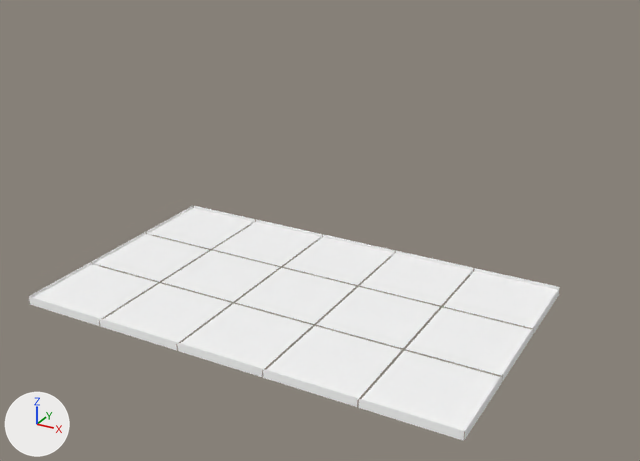
One commit to the glTF model public/models/led-screen.glb: the scene before it, then after it.
Camera for both pictures: a camera (50 mm lens) standing at (8.8, -17.94, 9.16) and looking at (0.16, -2.24, 1.31). Lighting does not change. The marker at lower left points along +X, +Y and +Z. The picture after the commit comes second. Where no turn or scale is listed for an object, it has been applied to the vertices.

The scene before the commit, as lines of its bpy script (objects in view):
```python
ob_led_wall_001 = bpy.data.objects.new('LED Wall.001', me_cube_015)
ob_led_wall_001.location = (-4.0, -5.0, 0.0)
ob_led_wall_001.scale = (1.0, 1.0, 0.1)
ob_led_wall_002 = bpy.data.objects.new('LED Wall.002', me_cube_016)
ob_led_wall_002.location = (-4.0, -5.0, 0.0)
```
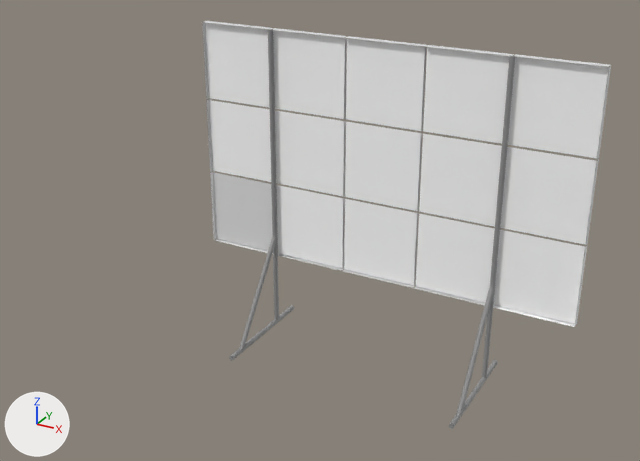
Boxes [x1, y1, x2, y2] around the edits, measured in the pictures (640 x 461 px; the box of a moved part takes in the faces that stretch with it):
'LED Wall.001', recoloured, surface changed, reshaped, moved, turned, rescaled: before [29, 206, 560, 440]; after [202, 21, 611, 429]
'LED Wall.002', deleted: before [33, 208, 558, 432]
part 1 of me_cube_015, moved or reshaped: before [263, 369, 357, 407]; after [273, 30, 345, 119]
part 2 of me_cube_015, moved or reshaped: before [29, 297, 99, 326]; after [500, 147, 596, 244]
part 3 of me_cube_015, moved or reshaped: before [100, 319, 177, 351]; after [493, 230, 585, 324]
part 4 of me_cube_015, moved or reshaped: before [359, 399, 464, 440]; after [213, 172, 273, 251]
part 5 of me_cube_015, moved or reshaped: before [177, 342, 262, 377]; after [416, 214, 495, 302]
part 6 of me_cube_015, added: after [482, 56, 515, 379]
part 7 of me_cube_015, added: after [268, 29, 279, 321]
part 8 of me_cube_015, added: after [449, 360, 498, 429]
part 9 of me_cube_015, added: after [229, 305, 294, 361]
part 10 of me_cube_015, deleted: before [92, 206, 560, 382]
part 11 of me_cube_015, added: after [202, 21, 611, 415]

The change, as a list of edits to the scene's bpy script:
```text
Change mat_material_010:
    mat_material_010.base_color: (1.0, 1.0, 1.0) -> (0.8, 0.8, 0.8)  # white #ffffff -> white #e7e7e7
    mat_material_010.roughness: 1.0 -> 0.5
Change mat_material_012:
    mat_material_012.base_color: (1.0, 1.0, 1.0) -> (0.8, 0.8, 0.8)  # white #ffffff -> white #e7e7e7
    mat_material_012.roughness: 1.0 -> 0.5
Change mat_material_013:
    mat_material_013.base_color: (1.0, 1.0, 1.0) -> (0.8, 0.8, 0.8)  # white #ffffff -> white #e7e7e7
    mat_material_013.roughness: 1.0 -> 0.5
Change mat_material_014:
    mat_material_014.base_color: (1.0, 1.0, 1.0) -> (0.8, 0.8, 0.8)  # white #ffffff -> white #e7e7e7
    mat_material_014.roughness: 1.0 -> 0.5
Change mat_material:
    mat_material.base_color: (1.0, 1.0, 1.0) -> (0.8, 0.8, 0.8)  # white #ffffff -> white #e7e7e7
    mat_material.roughness: 1.0 -> 0.5
Change mat_material_002:
    mat_material_002.base_color: (1.0, 1.0, 1.0) -> (0.8, 0.8, 0.8)  # white #ffffff -> white #e7e7e7
    mat_material_002.roughness: 1.0 -> 0.5
Change mat_material_003:
    mat_material_003.base_color: (1.0, 1.0, 1.0) -> (0.8, 0.8, 0.8)  # white #ffffff -> white #e7e7e7
    mat_material_003.roughness: 1.0 -> 0.5
Change mat_material_006:
    mat_material_006.base_color: (1.0, 1.0, 1.0) -> (0.8, 0.8, 0.8)  # white #ffffff -> white #e7e7e7
    mat_material_006.roughness: 1.0 -> 0.5
Change mat_material_007:
    mat_material_007.base_color: (1.0, 1.0, 1.0) -> (0.8, 0.8, 0.8)  # white #ffffff -> white #e7e7e7
    mat_material_007.roughness: 1.0 -> 0.5
Change mat_material_009:
    mat_material_009.base_color: (1.0, 1.0, 1.0) -> (0.8, 0.8, 0.8)  # white #ffffff -> white #e7e7e7
    mat_material_009.roughness: 1.0 -> 0.5
Change mat_material_001:
    mat_material_001.base_color: (1.0, 1.0, 1.0) -> (0.8, 0.8, 0.8)  # white #ffffff -> white #e7e7e7
    mat_material_001.roughness: 1.0 -> 0.5
Change mat_material_004:
    mat_material_004.base_color: (1.0, 1.0, 1.0) -> (0.8, 0.8, 0.8)  # white #ffffff -> white #e7e7e7
    mat_material_004.roughness: 1.0 -> 0.5
Change mat_material_005:
    mat_material_005.base_color: (1.0, 1.0, 1.0) -> (0.8, 0.8, 0.8)  # white #ffffff -> white #e7e7e7
    mat_material_005.roughness: 1.0 -> 0.5
Change me_cube_015:
    used by ob_led_wall_001; location = (-4.0, -5.0, 0.0); scale = (1.0, 1.0, 0.1)
    remove me_cube_015.from_pydata(...)  # 64 vertices, 32 faces; spans x -1.0..9.0, y -1.0..5.0, z -0.99..0.99
    add me_cube_015.from_pydata(...)  # 568 vertices, 836 faces; spans x -1.0..9.0, y -23.45..7.45, z -5.0..3.07
    me_cube_015 part 1: the loose piece of 4 vertices spanning x 5.01..6.99, y -1.0, z -0.99..0.99 is moved by (0.0, 0.96, -4.0), in mat_material_011 (white #ffffff)
    me_cube_015 part 2: the loose piece of 4 vertices spanning x -0.99..0.99, y -1.0, z -0.99..0.99 is moved by (0.0, 0.96, -2.0)
    me_cube_015 part 3: the loose piece of 4 vertices spanning x 1.01..2.99, y -1.0, z -0.99..0.99 is moved by (-2.0, 0.96, 0.0), in mat_material_031 (white #ffffff)
    me_cube_015 part 4: the loose piece of 4 vertices spanning x 7.01..8.99, y -1.0, z -0.99..0.99 is moved by (0.0, 0.96, 0.0), in mat_backwall (white #e7e7e7)
    me_cube_015 part 5: the loose piece of 4 vertices spanning x 3.01..4.99, y -1.0, z -0.99..0.99 is moved by (-2.0, 0.96, 0.0), in mat_material_017 (white #ffffff)
    me_cube_015 part 6: a new loose piece, a 32-sided cylinder along z spanning x 0.94..1.06, y -1.7..-0.3, z -5.0..3.0, in mat_bar2_1 (grey #959595)
    me_cube_015 part 7: a new loose piece, a 32-sided cylinder along z spanning x 6.94..7.06, y -1.7..-0.3, z -5.0..3.0, in mat_bar1_1 (grey #959595)
    me_cube_015 part 8: a new loose piece, a 32-sided cylinder along y spanning x 0.94..1.06, y -23.45..7.45, z 2.93..3.07, in mat_bar2_3 (grey #959595)
    me_cube_015 part 9: a new loose piece, a 32-sided cylinder along y spanning x 6.94..7.06, y -23.45..7.45, z 2.93..3.07, in mat_bar1_3 (grey #959595)
    me_cube_015 part 10: 9 loose pieces with 36 vertices, spanning x -1.0..9.0, y 1.01..5.0, z -0.99..0.99, are deleted
    me_cube_015 part 11: 284 vertices added at x -1.0..9.0, y -19.39..0.99, z -5.0..3.04
    add me_cube_015.materials.append(mat_material_001)  # white #e7e7e7
    add me_cube_015.materials.append(mat_material_004)  # white #e7e7e7
    add me_cube_015.materials.append(mat_material_005)  # white #e7e7e7
    add me_cube_015.materials.append(mat_material_031)  # white #ffffff
    add me_cube_015.materials.append(mat_backwall)  # white #e7e7e7
    add me_cube_015.materials.append(mat_material_017)  # white #ffffff
    add me_cube_015.materials.append(mat_material_018)  # white #ffffff
    add me_cube_015.materials.append(mat_material_019)  # white #ffffff
    add me_cube_015.materials.append(mat_material_020)  # white #ffffff
    add me_cube_015.materials.append(mat_material_021)  # white #ffffff
    add me_cube_015.materials.append(mat_material_022)  # white #ffffff
    add me_cube_015.materials.append(mat_material_024)  # white #ffffff
    add me_cube_015.materials.append(mat_material_025)  # white #ffffff
    add me_cube_015.materials.append(mat_material_026)  # white #ffffff
    add me_cube_015.materials.append(mat_material_028)  # white #ffffff
    add me_cube_015.materials.append(mat_bar2_1)  # grey #959595
    add me_cube_015.materials.append(mat_bar1_1)  # grey #959595
    add me_cube_015.materials.append(mat_bar2_3)  # grey #959595
    add me_cube_015.materials.append(mat_bar1_3)  # grey #959595
    add me_cube_015.materials.append(mat_bar1_2)  # grey #959595
    add me_cube_015.materials.append(mat_bar2_2)  # grey #959595
Change ob_led_wall_001:
    ob_led_wall_001.location: (-4.0, -5.0, 0.0) -> (4.37, 0.46, 0.0)
    ob_led_wall_001.rotation_euler: (0.0, 0.0, 0.0) -> (0.0, -3.142, 0.0)  # degrees (0, 0, 0) -> degrees (0, -180, 0)
    ob_led_wall_001.scale: (1.0, 1.0, 0.1) -> (1.0, 0.1, 1.0)
Remove ob_led_wall_002:
    ob_led_wall_002 = bpy.data.objects.new('LED Wall.002', me_cube_016)
```
